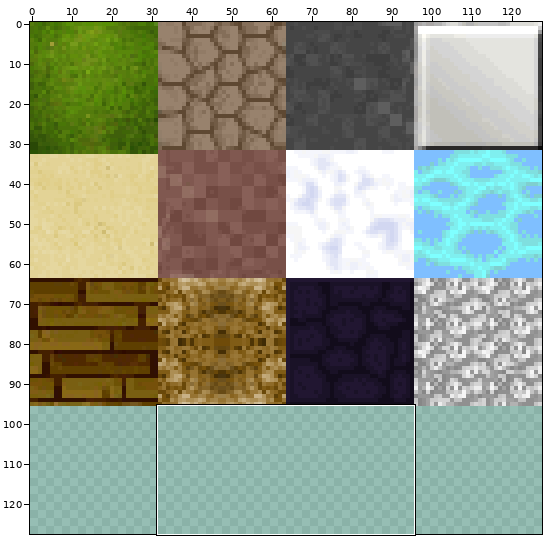
Sprite sheet -- assets/images/grounds.png. Above, an overview of the earlier version with the close-up marked.
Close-up. Old version:
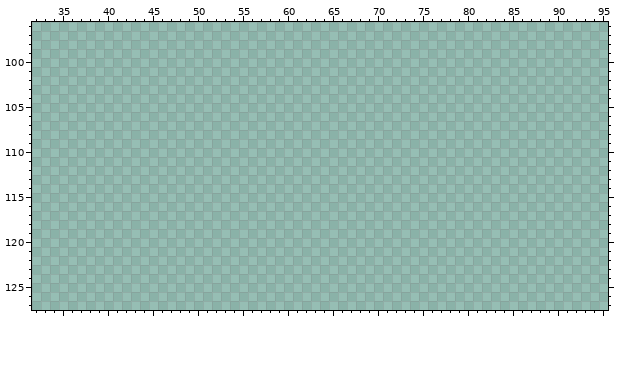
The file is 128x128 pixels. Colours within 5 levels of each other are drawn and written as one. Shown: x 32..95, y 96..127. The commit also changed other parts of the picture, which this record leaves out.
Palette (. is transparent): 
The same view after the edit:
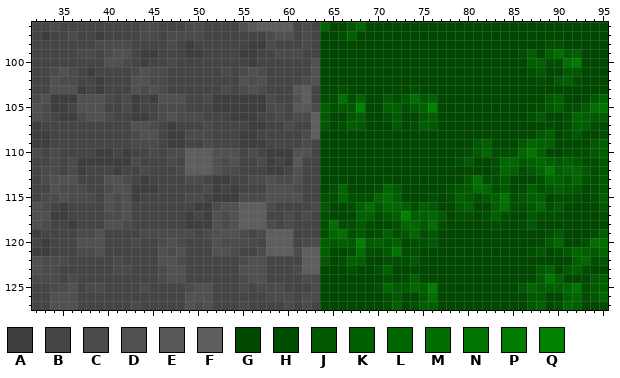
Colours new in this view: A #3e3e3e  B #454545  C #4b4b4b  D #515151  E #585858  F #5e5e5e  G #004800  H #004f00  J #005800  K #006000  L #006600  M #006e00  N #007600  P #007c00  Q #008200
The exact change:
Changed rows in their new state; - is an unchanged pixel.
first column x 32:
 96 BBCBBBBBBBBBCCBBBCCBBBBDEFFFFBCBLGGJLGGGGGGGGGGGGGGGGGGGGGGGGGGG
 97 BABBCBBABBBBCCBCCCCBBBBBBBCDDBCBGGHKGGGGGGGGGGGGGGGGGGGGGGGGGGGG
 98 BBBBBBBCCCCBBBBCBABBBBBBAACBBBCBGGGGGGGGGGGGGGGGGGGGGGGGGHHGGGGG
 99 BBBBBCCBCDDBAABBBAABBBBAABBCCCBBGGGGGGGGGGGGGGGGGGGGGGHKGKMJKGGG
100 BBBBBBBBDDCBABBCBBBBBBBBABBBBBBDGGGGGGGGGGGGGGGGGGGGGGGKKHHMPGGG
101 BBCDCBABBBBCDCCBBBBBBCBCDCBBBBBDGGGGGGGGGGGGGGGGGGGGGGGHJGGJJGGG
102 BBDCCBBABBBDDCCBBBBBBBBDCDBBBBCDGGGGGGGGGGGGGGGGGGGGGGGGHGJKHGGG
103 BBDDDABABBBDCDCBBBBBBCBCDCBBBEFBGGHGGGGGGGHGGGGGGGGGGGGGGGGGGGGG
104 CDAAADDDCBCABADDDBBCAAAAAACBBDFBHHMHKGGJHJMJKGGGGGGGGGGGGJKGGGJL
105 DCAABDDDBBCABBCCCBBBAAAAAACCBEECKHJJQGGKKHJKQGGGGGGGGGGGHJKHHJMN
106 DCBAACDDCBBAABCDCCCBBBAAABBCBCCFJGGJKGGHJGGJKGGGGGGGGGGHJGGHLKJK
107 ABBBBBBBBBBDDCBABBBCBBBBAABBCBBFJGHKJGGGJGHKJGGGGGGGGGGGGHGHKKHH
108 AABBBBBBBBBCDDBAACCCBBBAABBBBBCFGGGGGGGGGGGGGGGGGGGGGGGGJKGHJGGH
109 AABBBBBBBBBCCCBAABBCBBBAAABBBBCBGGGGGGGGGGGGGGGGGJKGGGJLKKGGGGJK
110 CBCBBBBAABABBCBCCFFFDDDBCBAAADDBGGGGGGGGGGGGGGGGHJLHHHLNKGGHHHJK
111 BBCBCAAAAAACBBBCBFFFDCDBBCABAEBBGGGGGGGGGGGGGGGHJGGHLLJKLKJKJHHJ
112 BCCBCABBBABBCBBBCFFFDCCBBBAABDBBGGGGGGGGGGGGGGGGGGGHLKHJLPKLLJHJ
113 BCDDDBBBDDCBABBBBCCBAABBCCDCCDBBGGGGGGGGGGGGGGGGJMHHJGGGHLKJLHHJ
114 BBDCCCBBCDDAAABBBBBCABABBBDDDCBBGHLGGGHLJGGGGGHJJMLHJGHKHJKJJGHJ
115 BCCDCCCBDCDABBBBBCCBAAACCCDDDDBBHHLHHHLMKGGGHGHKJHJKNHJKKGHHHGHK
116 DCBABBBBDCDBBBBBBBAACDDFFFCBBBBCJGGHKMJLLKHKJGGJKGGKMHHJLHJGGGGJ
117 DDAABBBBCCDBBBBBBABADCDFFFBBCBCBHGGGKKHJKQKKLJGHHGHKHGGJHHHGGGGH
118 DCBBABBBDDCBBBBBBAAADCDFFFCBCBBBHMHHJHGGHLLJMHGGGGGHGGHJGGGGGGGG
119 ABBBBCCDBBBBCCCCCCBCDDDCBCFFFBBBHLMHJGHKHJLHJGGGGGGGGGGGGHJGGGHK
120 BABBBDDDBBBCBBCDCBBBDCCCCBFFFBCCKJKJQJKJKGHHJGGGGGGGGGGGGJLGGHMM
121 AABBBCCDBBBBBBDCDBBBDDCBBCFFFCFFKGGHMHHJNHHGGGGGGGGGGGGHJGHJLKJL
122 DCCCBBBBBCBBBBDDCBBBBBBCDDBBBBFFJGHKKGGHHHJGGGGGGGGGGGGGGGGGKLHJ
123 DCCBBBBBBCCBBBCDDBBBBBBDDDBBBCFFGGGHGGHKGGGGGGGGGGGGGGGGJKGJKHGG
124 CCCBCBBBBBBBBBCDDBBBBBBCDDBBBBCCGGGGGGGHGHKGGGGGGGGGGGGGJNKGGGJK
125 BBCCDBCCBBBBCBBBBCDDBBBCBCCCBBBCGGGGGGHLJJLKPGGGGGGGGGJLJKKLNHJK
126 BBDDDBBBBBBBBBBBBDDDBBBBBBCCCBCCGGGGGGGHJGGJMGGGGGGGGGGJJGGKLHJL
127 BBDDDBBBBBBCBBBBBDCDBBBCBBBBCBCBGGGGGGGHKGHKKGGGGGGGGGGJKGHLKGGH
Changed places in both close-ups, as pixel boxes (x1, y1, x2, y2):
added: (32, 22, 608, 310)
